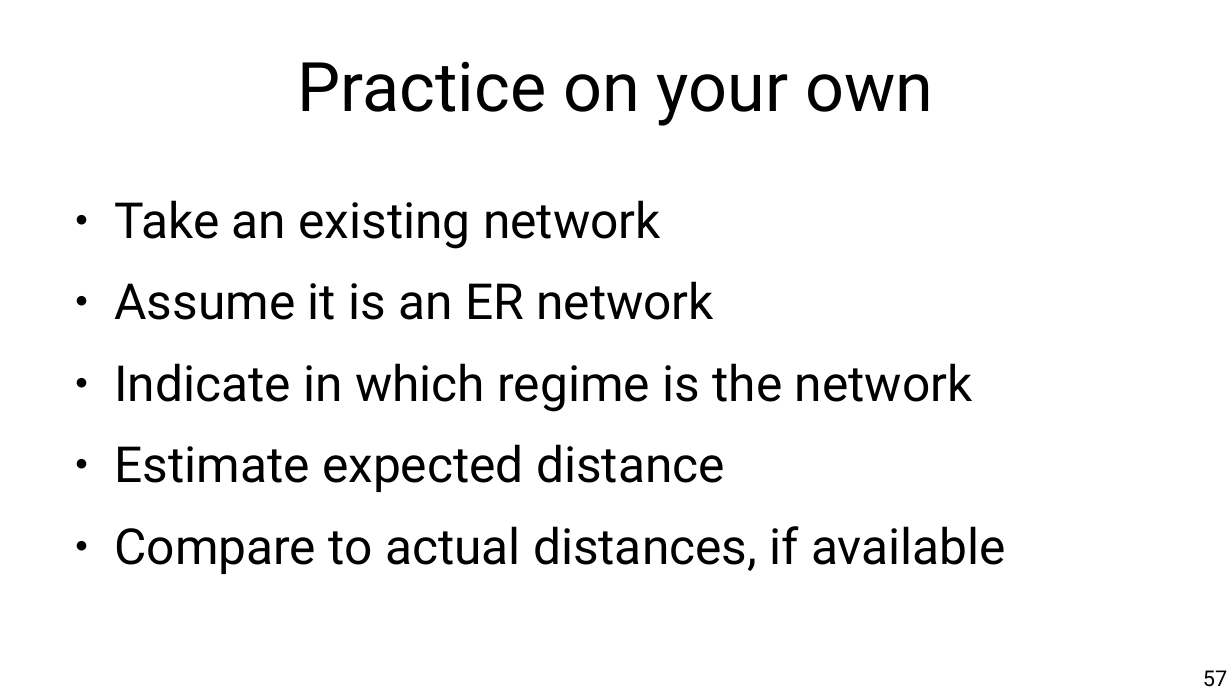
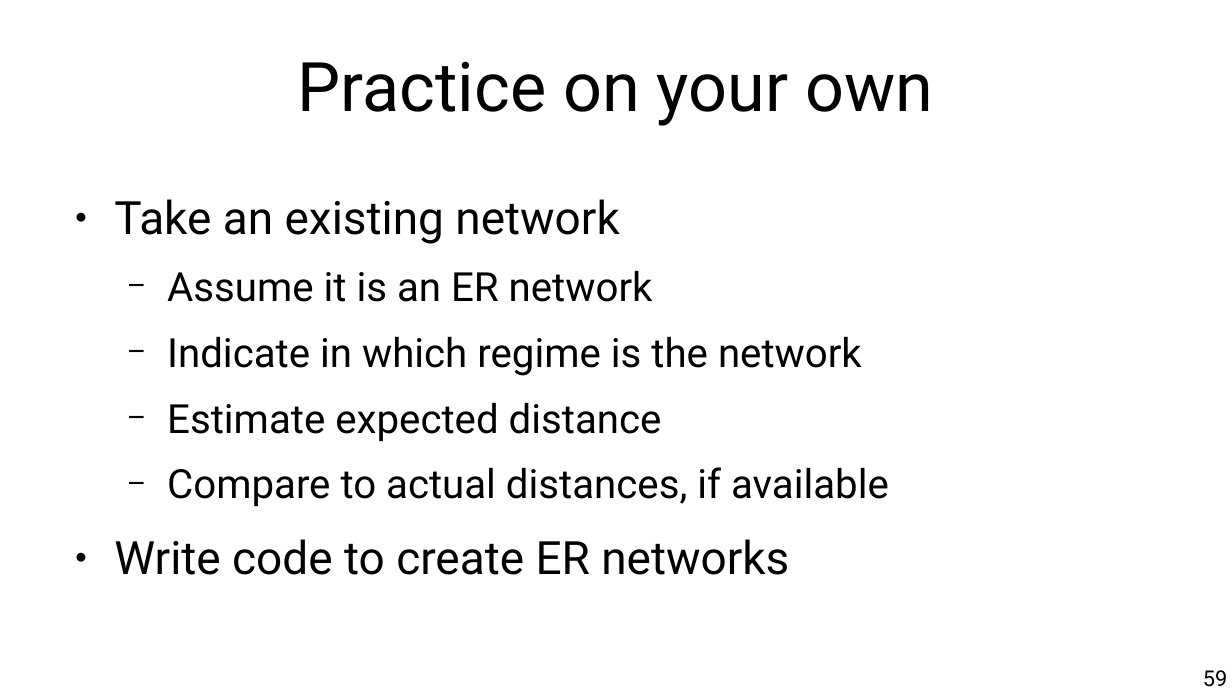
Before and after one commit to chatox/networks-science-course, a slide deck: slide 59 of theory/tt03_random_networks.odp (slide 57 before the commit). Drawn at 1232x693 pixels with LibreOffice and Linux fonts; fonts in the diff are those of the drawing. Boxes give left, top, right and bottom in pixels: in the first picture for what was removed or moved away, otherwise in the second. Text is boxed around its words. In the diff, an @@ line names an element or a change of style, - is before the commit and + after.

```diff
--- a/theory/tt03_random_networks.odp
+++ b/theory/tt03_random_networks.odp
@@ text at bbox=[114, 199, 889, 507]: size 32 to 29.6 pt in "Take an existing network"; size 32 to 25.9 pt in "Assume it is an ER network", "Indicate in which regime is the network", "Estimate expected distance", "Compare to actual distances, if available"; bullet ● to −; list level 1 to 2 in "Assume it is an ER ..."; list level 1 to 2 in "Indicate in which regime is ..."; list level 1 to 2 in "Estimate expected distance"; list level 1 to 2 in "Compare to actual distances, if ..." @@
@@ text at bbox=[114, 539, 789, 575]: paragraph added @@
+● Write code to create ER networks
@@ page number at bbox=[1203, 670, 1227, 687]: text changed @@
-57
+59
```
Also in this commit, not shown: 11 other slides changed, 2 slides added, 1 other file.
